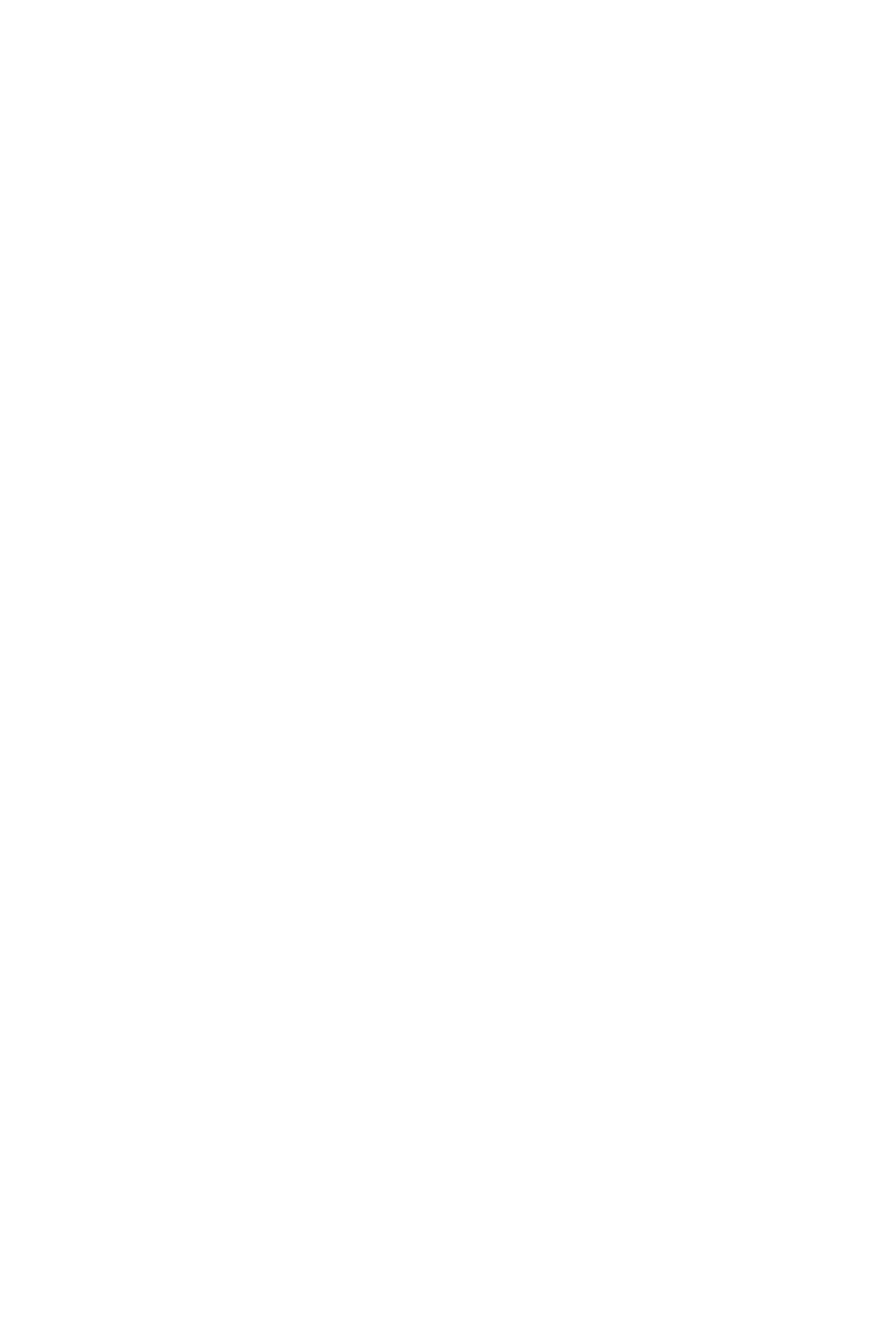
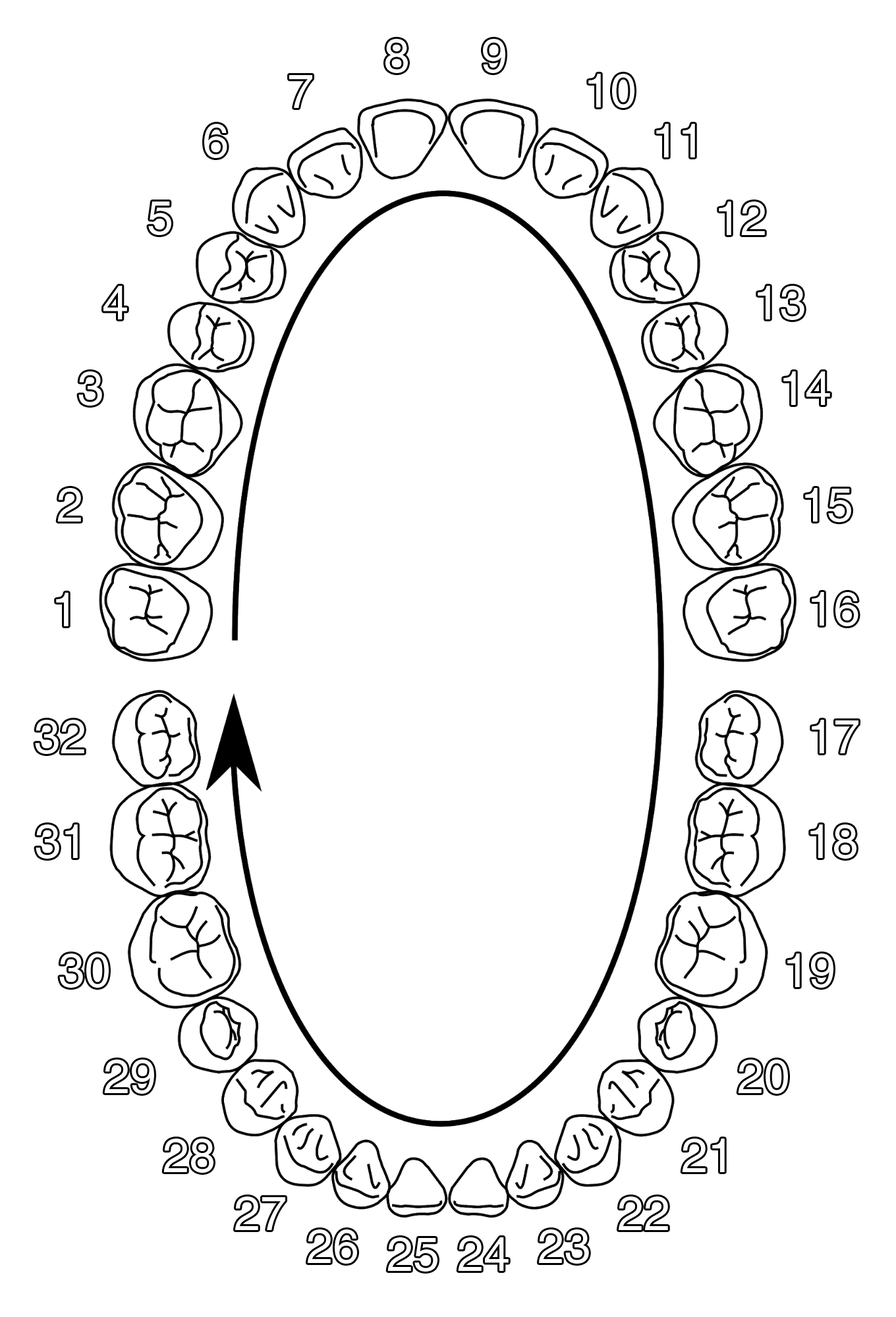
Layer changes from the first 896 x 1317 image to the second:
showed group "Base Layer" (5 layers) over [32, 36, 861, 1274]
added layer "TeethWhite" in group "Base Layer" over [99, 100, 797, 1217]
